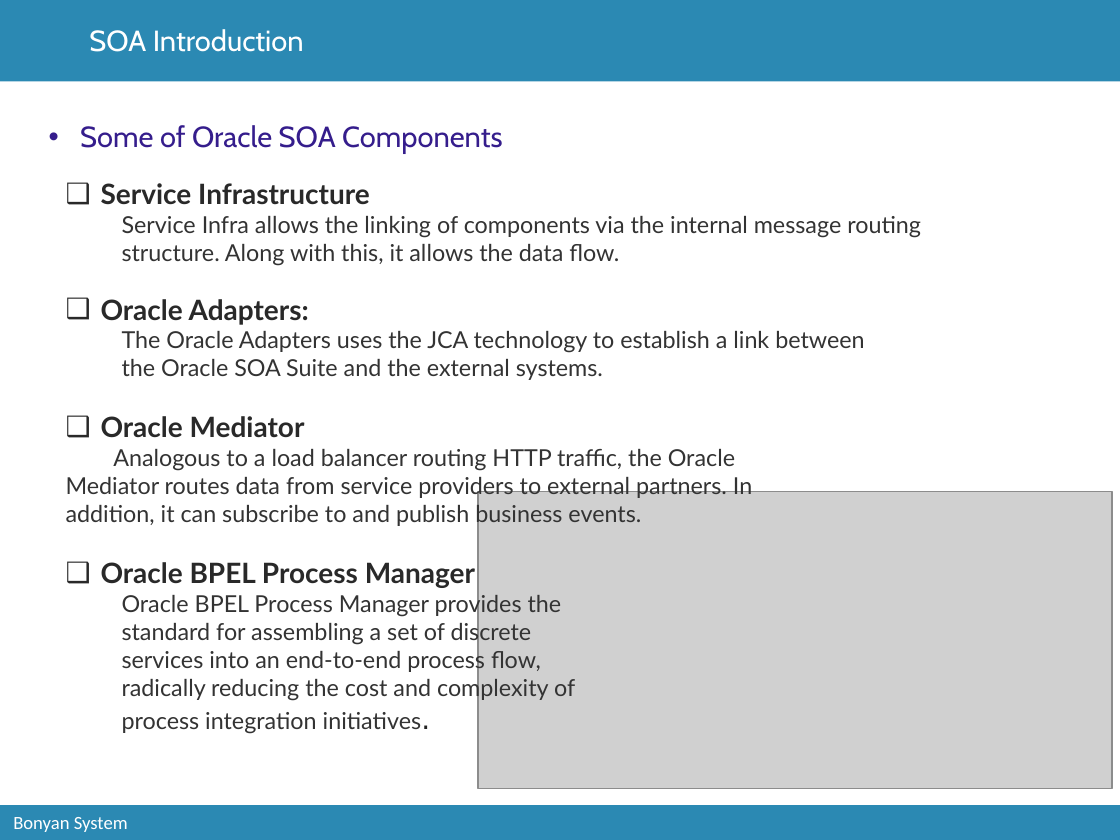
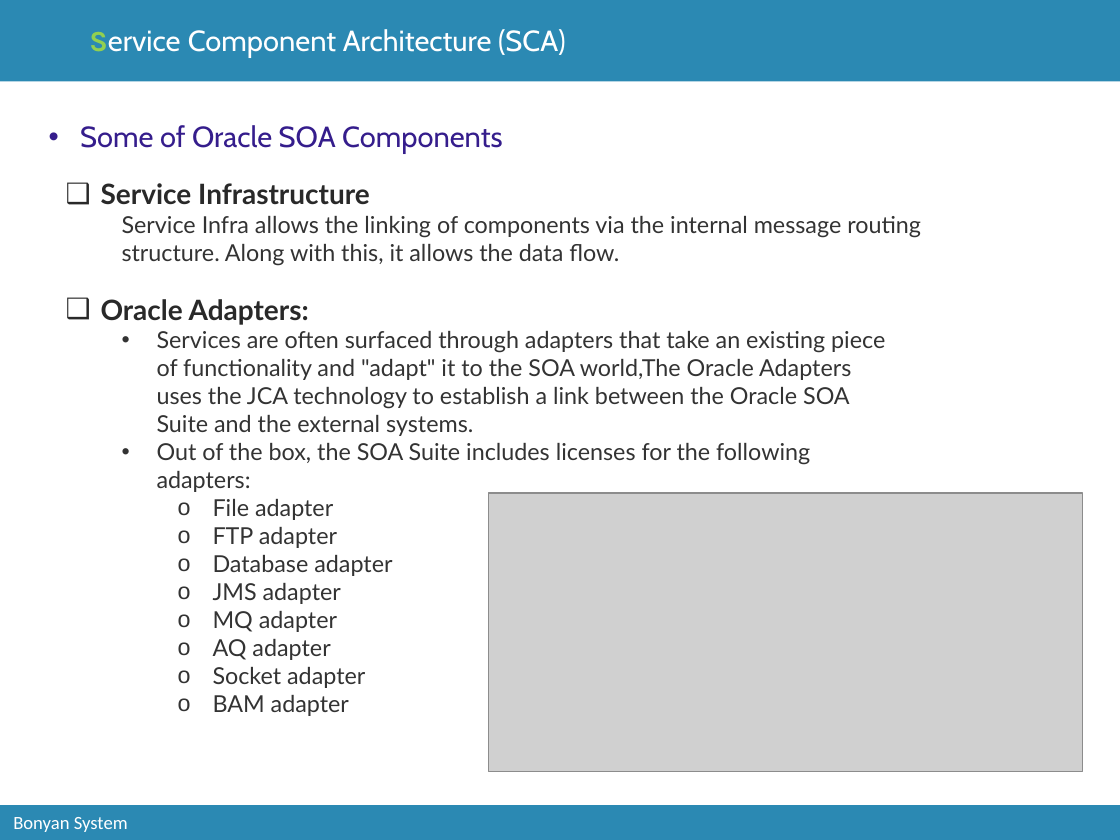
Before and after one commit to catcry/soaTraining, a slide deck: slide 11 of Presentation/soaTrainingPresentation.pptx (slide 4 before the commit). Drawn at 1120x840 pixels with LibreOffice and Linux fonts; fonts in the diff are those of the drawing; grey boxes stand for pictures; background and template pictures are left out. Boxes give left, top, right and bottom in pixels: in the first picture for what was removed or moved away, otherwise in the second. Text is boxed around its words. In the diff, an @@ line names an element or a change of style, - is before the commit and + after.

```diff
--- a/Presentation/soaTrainingPresentation.pptx
+++ b/Presentation/soaTrainingPresentation.pptx
@@ title at (89, 29, 566, 57): text changed @@
-SOA Introduction
+Service Component Architecture (SCA)
@@ text at (157, 331, 885, 716): text changed @@
-  The Oracle Adapters uses the JCA technology to establish a link between the Oracle SOA Suite and the external systems.
+  • Services are often surfaced through adapters that take an existing piece of functionality and "adapt" it to the SOA world,The Oracle Adapters uses the JCA technology to establish a link between the Oracle SOA Suite and the external systems.
+  • Out of the box, the SOA Suite includes licenses for the following adapters:
+    o File adapter
+    o FTP adapter
+    o Database adapter
+    o JMS adapter
+    o MQ adapter
+    o AQ adapter
+    o Socket adapter
+    o BAM adapter
@@ text removed at (66, 416, 752, 528) @@
-❑ Oracle Mediator
-Analogous to a load balancer routing HTTP traffic, the Oracle Mediator routes data from service providers to external partners. In addition, it can subscribe to and publish business events.
@@ picture: place and size @@
-picture at (478, 492, 1112, 788)
+picture at (488, 493, 1083, 772)
@@ text removed at (101, 562, 575, 734) @@
-❑ Oracle BPEL Process Manager
-  Oracle BPEL Process Manager provides the standard for assembling a set of discrete services into an end-to-end process flow, radically reducing the cost and complexity of process integration initiatives.
```
Also in this commit, not shown: 2 other slides changed, 1 slide added.
